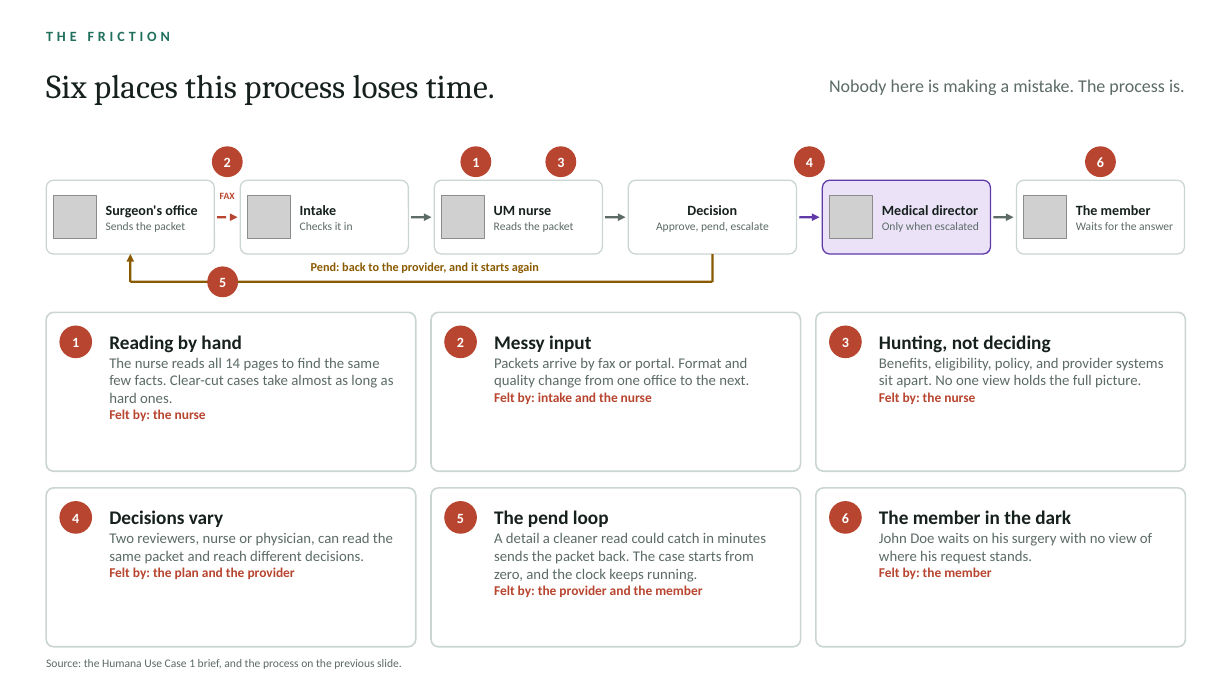
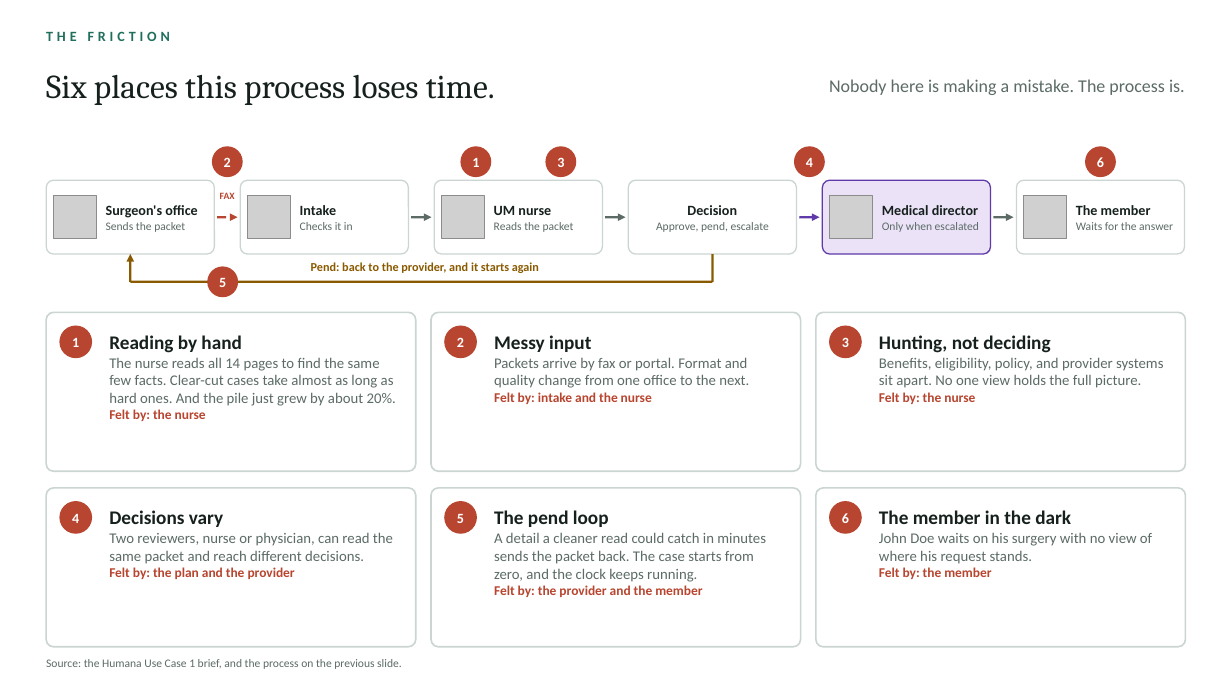
Before and after one commit to nishamishra12/humana-pa-prototype, a slide deck: slide 1 of deck/journey/Friction_Click_Through.pptx. Drawn at 1232x693 pixels with LibreOffice and Linux fonts; fonts in the diff are those of the drawing; grey boxes stand for pictures. Boxes give left, top, right and bottom in pixels: in the first picture for what was removed or moved away, otherwise in the second. Text is boxed around its words. In the diff, an @@ line names an element or a change of style, - is before the commit and + after.

```diff
--- a/deck/journey/Friction_Click_Through.pptx
+++ b/deck/journey/Friction_Click_Through.pptx
@@ text in rounded rectangle at [109,357,396,406]: text changed @@
-The nurse reads all 14 pages to find the same few facts. Clear-cut cases take almost as long as hard ones.
+The nurse reads all 14 pages to find the same few facts. Clear-cut cases take almost as long as hard ones. And the pile just grew by about 20%.
```
Also in this commit, not shown: 7 other files.
